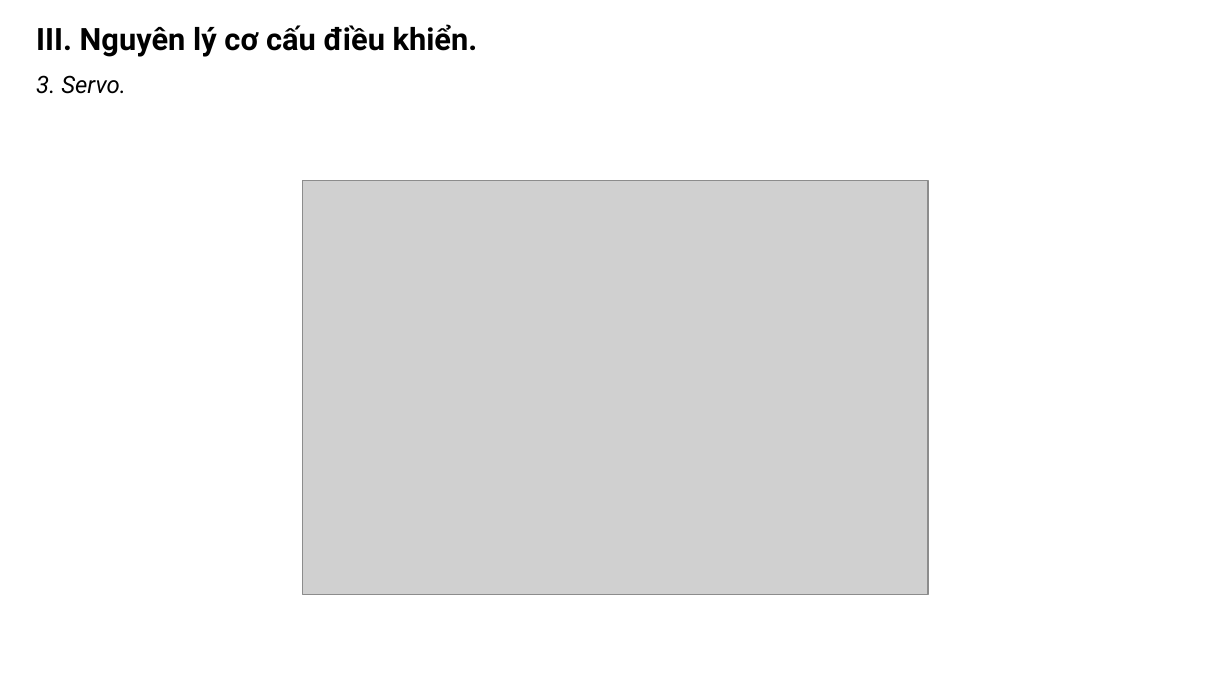
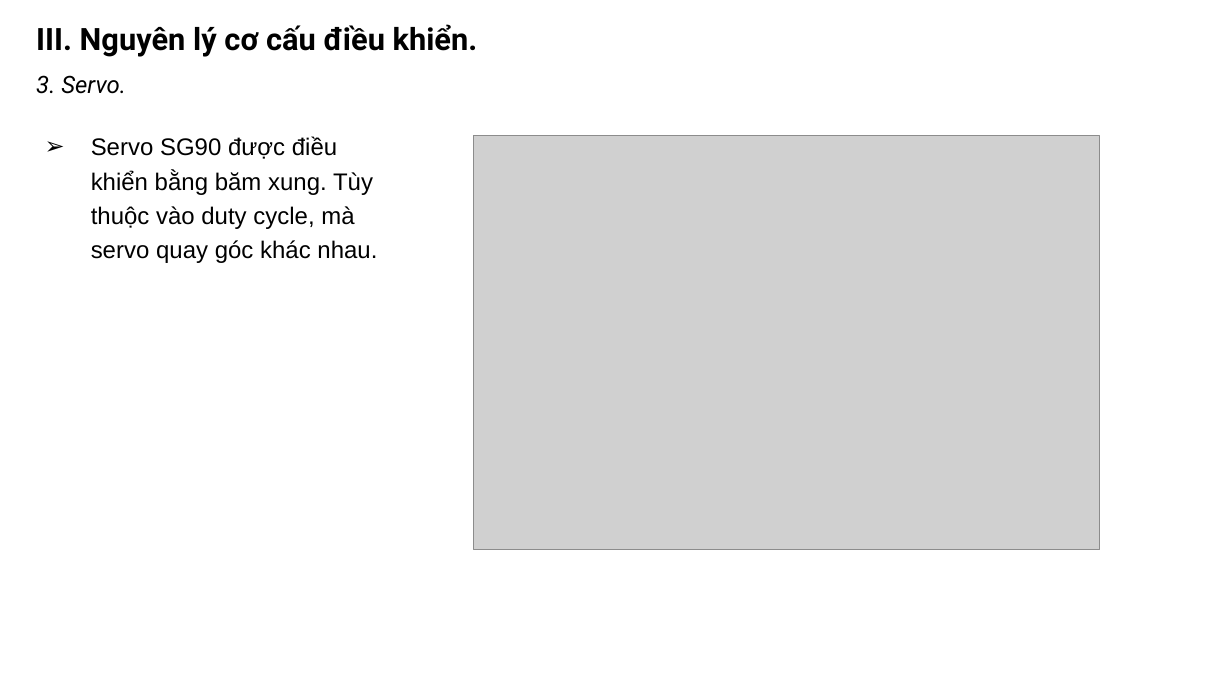
Before and after one commit to khanhnm08/HK_Egg_Incubator, a slide deck: slide 9 of Slide bao cao.pptx (slide 10 before the commit). Drawn at 1232x693 pixels with LibreOffice and Linux fonts; fonts in the diff are those of the drawing; grey boxes stand for pictures. Boxes give left, top, right and bottom in pixels: in the first picture for what was removed or moved away, otherwise in the second. Text is boxed around its words. In the diff, an @@ line names an element or a change of style, - is before the commit and + after.

```diff
--- a/Slide bao cao.pptx
+++ b/Slide bao cao.pptx
@@ text added at (91, 136, 377, 263), 14 pt, text #000000 @@
+➢ Servo SG90 được điều khiển bằng băm xung. Tùy thuộc vào duty cycle, mà servo quay góc khác nhau.
@@ picture: place and size @@
-picture at (302, 180, 928, 594)
+picture at (473, 136, 1099, 549)
```
Also in this commit, not shown: 5 other slides changed, 3 slides added, 1 slide removed, 2 other files.
